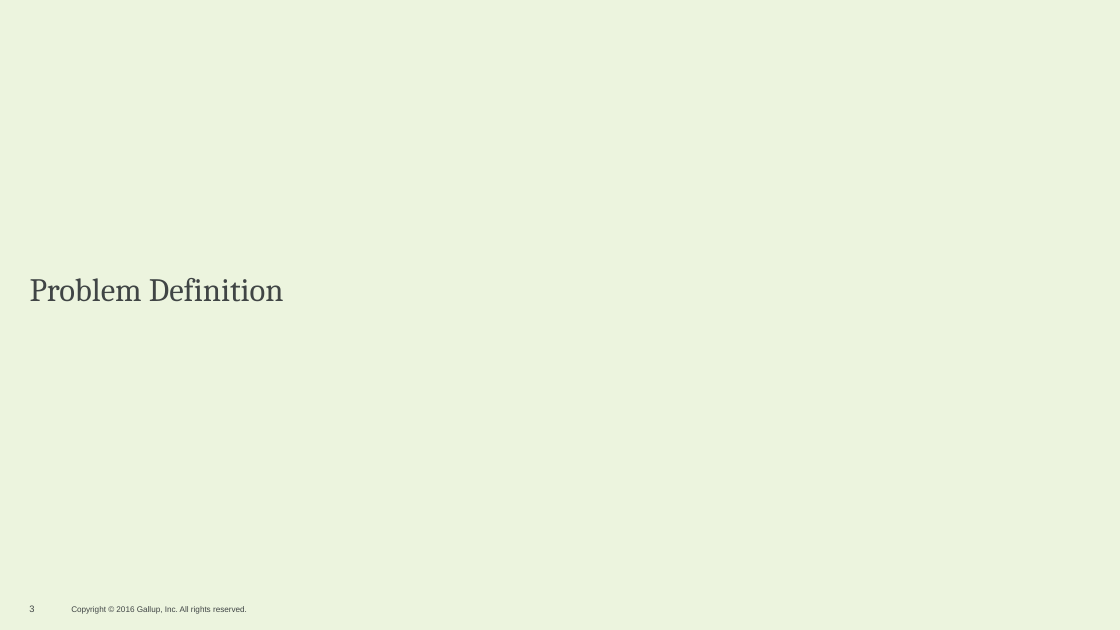
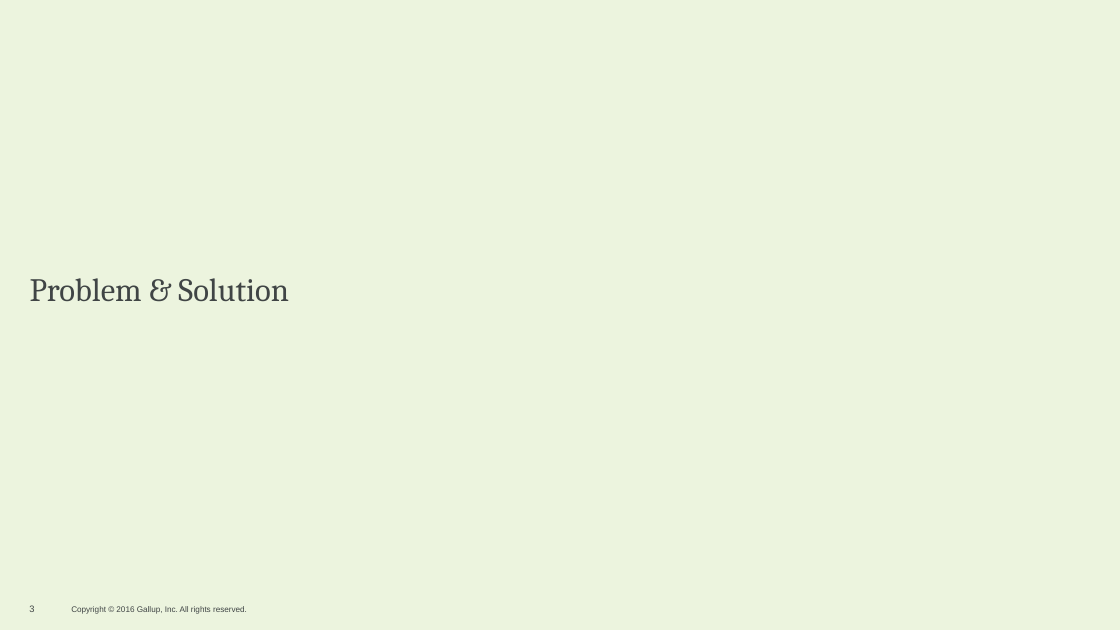
Before and after one commit to GETHIP/Managr, a slide deck: slide 3 of FinalPresentation.pptx. Drawn at 1120x630 pixels with LibreOffice and Linux fonts; fonts in the diff are those of the drawing. Boxes give left, top, right and bottom in pixels: in the first picture for what was removed or moved away, otherwise in the second. Text is boxed around its words. In the diff, an @@ line names an element or a change of style, - is before the commit and + after.

Commit message:
added problem slides

```diff
--- a/FinalPresentation.pptx
+++ b/FinalPresentation.pptx
@@ title at (x1=30, y1=278, x2=289, y2=302): text changed @@
-Problem Definition
+Problem & Solution
```
Also in this commit, not shown: 1 other slide changed, 1 slide added.
